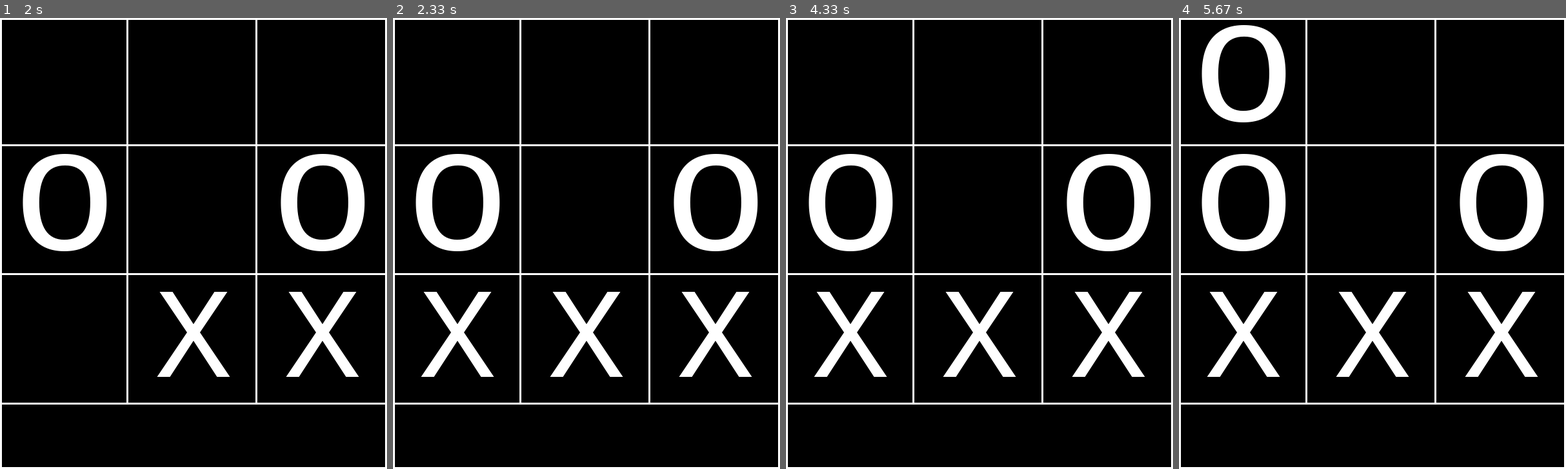
Above: before the commit, frames 1-4 (left to right).
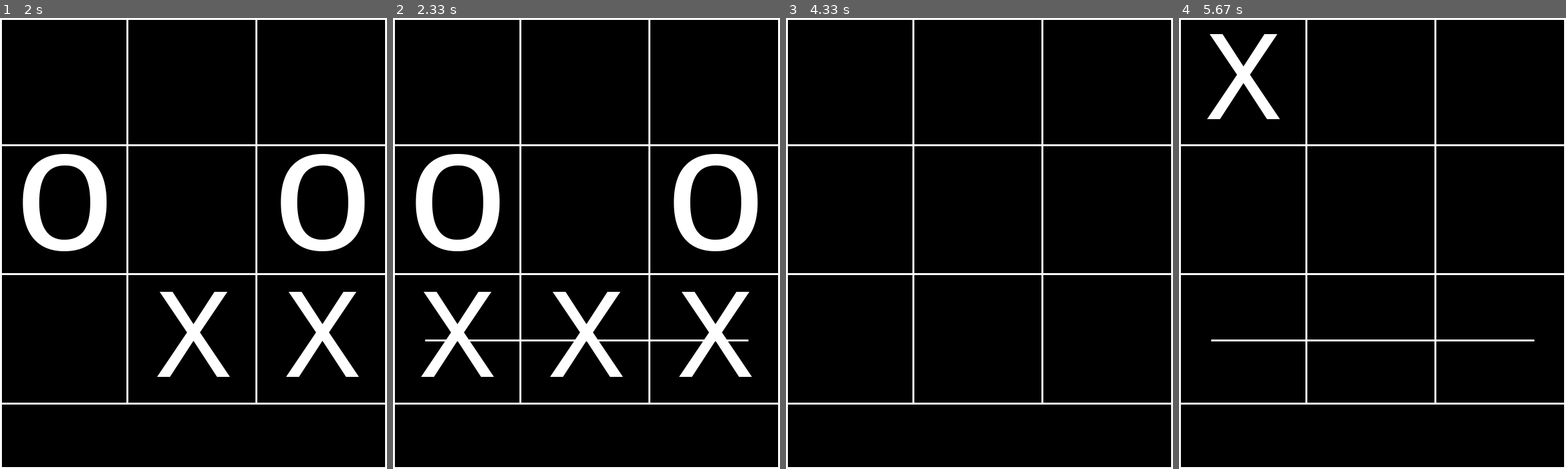
Above: after the commit, the same moments.

Repository: AST9712/A.L.L-Project
Game: pygame game, started from TIC-TAC-TOE/main.py
Same seed, same stepped clock (60 frames per second), same inputs: the game is played once before the commit and once after it.
Inputs (mouse positions are in pixels of both pictures, inside the frame that each line leads up to):
- Up to frame 1 (2 s): press the mouse at (193, 275) at 0.37 s; move the mouse to (147, 261) at 0.47 s; release the mouse at (100, 248) at 0.6 s; press the mouse at (193, 275) at 0.7 s; move the mouse to (263, 338) at 0.8 s; release the mouse at (332, 401) at 0.93 s; press the mouse at (193, 275) at 1.03 s; move the mouse to (123, 252) at 1.13 s; release the mouse at (54, 229) at 1.27 s; click (197, 293) at 1.38 s; press the mouse at (197, 293) at 1.7 s; move the mouse to (247, 248) at 1.8 s; release the mouse at (294, 202) at 1.93 s
- Up to frame 2 (2.33 s): press the mouse at (590, 293) at 2.03 s; move the mouse to (524, 288) at 2.13 s; release the mouse at (462, 288) at 2.27 s
- Up to frame 3 (4.33 s): no input
- Up to frame 4 (5.67 s): click (1298, 135) at 5.38 s

Frame 1 is identical in both runs. In frame 2, 0.3% of the frame differs, in the area x 8-92%, y 71-72%; in frame 3, 7.9%; in frame 4, 11%, in the area x 5-95%, y 1-80%.

Commit message:
Working game, need to fix the new game bug

Diff:
--- a/TIC-TAC-TOE/checkValid.py
+++ b/TIC-TAC-TOE/checkValid.py
@@ -3,109 +3,109 @@
     x, y = coords
 
     if x < 200 and y < 200:
-        if main.board.boardMatrix[0][0] == 0:
+        if main.boardMatrix[0][0] == 0:
             if main.PLYR_X == True:
                 main.drawX(40, -10)
-                main.board.boardMatrix[0][0] = 1
+                main.boardMatrix[0][0] = 1
             else:
                 main.drawO(18, -70)
-                main.board.boardMatrix[0][0] = 2
+                main.boardMatrix[0][0] = 2
             if checkWin.checkWin() == True:
                 main.onWin()
             main.PLYR_X = not main.PLYR_X
 
     elif x < 400 and y < 200:
-        if main.board.boardMatrix[1][0] == 0:
+        if main.boardMatrix[1][0] == 0:
             if main.PLYR_X == True:
                 main.drawX(240, -10)
-                main.board.boardMatrix[1][0] = 1
+                main.boardMatrix[1][0] = 1
             else:
                 main.drawO(218, -70)
-                main.board.boardMatrix[1][0] = 2
+                main.boardMatrix[1][0] = 2
             if checkWin.checkWin() == True:
                 main.onWin()
             main.PLYR_X = not main.PLYR_X
 
     elif x < 600 and y < 200:
-        if main.board.boardMatrix[2][0] == 0:
+        if main.boardMatrix[2][0] == 0:
             if main.PLYR_X == True:
                 main.drawX(440, -10)
-                main.board.boardMatrix[2][0] = 1
+                main.boardMatrix[2][0] = 1
             else:
                 main.drawO(418, -70)
-                main.board.boardMatrix[2][0] = 2
+                main.boardMatrix[2][0] = 2
             if checkWin.checkWin() == True:
                 main.onWin()
             main.PLYR_X = not main.PLYR_X
 
     elif x < 200 and y < 400:
-        if main.board.boardMatrix[0][1] == 0:
+        if main.boardMatrix[0][1] == 0:
             if main.PLYR_X == True:
                 main.drawX(40, 190)
-                main.board.boardMatrix[0][1] = 1
+                main.boardMatrix[0][1] = 1
             else:
                 main.drawO(18, 130)
-                main.board.boardMatrix[0][1] = 2
+                main.boardMatrix[0][1] = 2
             if checkWin.checkWin() == True:
                 main.onWin()
             main.PLYR_X = not main.PLYR_X
 
     elif x < 400 and y < 400:
-        if main.board.boardMatrix[1][1] == 0:
+        if main.boardMatrix[1][1] == 0:
             if main.PLYR_X == True:
                 main.drawX(240, 190)
-                main.board.boardMatrix[1][1] = 1
+                main.boardMatrix[1][1] = 1
             else:
                 main.drawO(218, 130)
-                main.board.boardMatrix[1][1] = 2
+                main.boardMatrix[1][1] = 2
             if checkWin.checkWin() == True:
                 main.onWin()
             main.PLYR_X = not main.PLYR_X
 
     elif x < 600 and y < 400:
-        if main.board.boardMatrix[2][1] == 0:
+        if main.boardMatrix[2][1] == 0:
             if main.PLYR_X == True:
                 main.drawX(440, 190)
-                main.board.boardMatrix[2][1] = 1
+                main.boardMatrix[2][1] = 1
             else:
                 main.drawO(418, 130)
-                main.board.boardMatrix[2][1] = 2
+                main.boardMatrix[2][1] = 2
             if checkWin.checkWin() == True:
                 main.onWin()
             main.PLYR_X = not main.PLYR_X
 
     elif x < 200 and y < 600:
-        if main.board.boardMatrix[0][2] == 0:
+        if main.boardMatrix[0][2] == 0:
             if main.PLYR_X == True:
                 main.drawX(40, 390)
-                main.board.boardMatrix[0][2] = 1
+                main.boardMatrix[0][2] = 1
             else:
                 main.drawO(18, 330)
-                main.board.boardMatrix[0][2] = 2
+                main.boardMatrix[0][2] = 2
             if checkWin.checkWin() == True:
                 main.onWin()
             main.PLYR_X = not main.PLYR_X
 
     elif x < 400 and y < 600:
-        if main.board.boardMatrix[1][2] == 0:
+        if main.boardMatrix[1][2] == 0:
             if main.PLYR_X == True:
                 main.drawX(240, 390)
-                main.board.boardMatrix[1][2] = 1
+                main.boardMatrix[1][2] = 1
             else:
                 main.drawO(218, 330)
-                main.board.boardMatrix[1][2] = 2
+                main.boardMatrix[1][2] = 2
             if checkWin.checkWin() == True:
                 main.onWin()
             main.PLYR_X = not main.PLYR_X
 
     elif x < 600 and y < 600:
-        if main.board.boardMatrix[2][2] == 0:
+        if main.boardMatrix[2][2] == 0:
             if main.PLYR_X == True:
                 main.drawX(440, 390)
-                main.board.boardMatrix[2][2] = 1
+                main.boardMatrix[2][2] = 1
             else:
                 main.drawO(418, 330)
-                main.board.boardMatrix[2][2] = 2
+                main.boardMatrix[2][2] = 2
             if checkWin.checkWin() == True:
                 main.onWin()
             main.PLYR_X = not main.PLYR_X
--- a/TIC-TAC-TOE/checkWin.py
+++ b/TIC-TAC-TOE/checkWin.py
@@ -1,21 +1,26 @@
 def checkWin():
     import main
-    diag1 = (main.board.boardMatrix[0][0], main.board.boardMatrix[1][1], main.board.boardMatrix[2][2])
-    diag2 = (main.board.boardMatrix[2][0], main.board.boardMatrix[1][1], main.board.boardMatrix[0][2])
+    diag1 = (main.boardMatrix[0][0], main.boardMatrix[1][1], main.boardMatrix[2][2])
+    diag2 = (main.boardMatrix[2][0], main.boardMatrix[1][1], main.boardMatrix[0][2])
+
+    if all(x == 1 for x in (diag1)) or all(x == 2 for x in (diag1)):
+        main.WIN_TYPE = 0
+        return True
+
+    if all(x == 1 for x in (diag2)) or all(x == 2 for x in (diag2)):
+        main.WIN_TYPE = 1
+        return True
 
     for z in range(0, 3):
-        across = (main.board.boardMatrix[0][z], main.board.boardMatrix[1][z], main.board.boardMatrix[2][z])
+        across = (main.boardMatrix[0][z], main.boardMatrix[1][z], main.boardMatrix[2][z])
         if all(x == 1 for x in (across)) or all(x == 2 for x in (across)):
-            main.WINNING_HORIZ = z
+            main.WIN_TYPE = 2
+            main.WINNING = z
             return True
 
     for z in range(0, 3):
-        down = (main.board.boardMatrix[z][0], main.board.boardMatrix[z][1], main.board.boardMatrix[z][2])
+        down = (main.boardMatrix[z][0], main.boardMatrix[z][1], main.boardMatrix[z][2])
         if all(x == 1 for x in (down)) or all(x == 2 for x in (down)):
+            main.WIN_TYPE = 3
+            main.WINNING = z
             return True
-
-    if all(x == 1 for x in (diag1)) or all(x == 2 for x in (diag1)):
-        return True
-
-    if all(x == 1 for x in (diag2)) or all(x == 2 for x in (diag2)):
-        return True
--- a/TIC-TAC-TOE/main.py
+++ b/TIC-TAC-TOE/main.py
@@ -1,4 +1,4 @@
-import pygame, sys, checkValid, checkWin
+import pygame, sys, checkValid, checkWin, time
 from pygame.locals import *
 
 pygame.init()
@@ -19,18 +19,25 @@
 CHAR_FONT_O = pygame.font.SysFont("monospace", 275)
 TEXT_FONT = pygame.font.SysFont("monospace", 12)
 
-WINNING_HORIZ = 0
+WINNING = 0
+WIN_TYPE = 0
 
-class board: # make this its own file later
+boardMatrix = [[0 for x in range(3)] for y in range(3)]
 
+
+def newBoard():
     boardMatrix = [[0 for x in range(3)] for y in range(3)]
+    for i in range(0, 3):
+        print(boardMatrix[i][0])
 
 """
 
 """
 def makeWindow():
     pygame.display.set_caption('TIC-TAC-TOE')
+    newBoard()
     drawBoard()
+    gameStart()
 
 """
 This function draws the main screen, fills the background black:
@@ -51,8 +58,6 @@
     pygame.draw.line(WINDOW, WHITE, (197, 0), (197, 599), 3)  # V1
     pygame.draw.line(WINDOW, WHITE, (397, 0), (397, 599), 3)  # V2
 
-    gameStart()
-
 """
 
 """
@@ -70,24 +75,56 @@
 """
 
 """
-def drawWinLine(line):
-    if line == 0:
-        if PLYR_X == True:
-            pygame.draw.line(WINDOW, WHITE, (50, 100), (550, 100), 3)
-        elif PLYR_X == False:
-            pygame.draw.line(WINDOW, WHITE, (25, 100), (575, 100), 3)
+def drawWinLine():
+    x = 0
+    if WINNING == 1:
+        x = 200
+    elif WINNING == 2:
+        x = 400
 
+    if PLYR_X == True:
+        if WIN_TYPE == 0:
+            pygame.draw.line(WINDOW, WHITE, (25, 25), (575, 575), 3)
+        elif WIN_TYPE == 1:
+            pygame.draw.line(WINDOW, WHITE, (575, 25), (25, 575), 3)
+        elif WIN_TYPE == 2:
+            pygame.draw.line(WINDOW, WHITE, (50, 100+x), (550, 100+x), 3)
+        else:
+            pygame.draw.line(WINDOW, WHITE, (100+x, 50), (100+x, 550), 3)
+
+    elif PLYR_X == False:
+        if WIN_TYPE == 0:
+            pygame.draw.line(WINDOW, WHITE, (25, 25), (575, 575), 3)
+        elif WIN_TYPE == 2:
+            pygame.draw.line(WINDOW, WHITE, (25, 100+x), (575, 100+x), 3)
+        else:
+            pygame.draw.line(WINDOW, WHITE, (100+x, 25), (100+x, 575), 3)
+
+    pygame.display.update()
 
 """
 
 """
 def onWin():
-    drawWinLine(WINNING_HORIZ)
-    if PLYR_X == True:
-        print("X win")
+    drawWinLine()
+    pauseGame(2)
+    print("hello")
+    gameReset()
 
-    else:
-        print("O win")
+"""
+
+"""
+def pauseGame(x):
+    pygame.time.delay(x*1000)
+
+
+def gameReset():
+    print("yo")
+    drawBoard()
+    newBoard()
+    WINNING = 0
+    WIN_TYPE = 0
+    gameStart()
 
 """
 
@@ -102,6 +139,7 @@
 
             if event.type == pygame.MOUSEBUTTONUP:
                 if event.button == 1:
+                    print(str(pygame.mouse.get_pos()))
                     checkValid.checkValidClick(pygame.mouse.get_pos())
 
         pygame.display.update()
--- /dev/null
+++ b/TestGUIs/test.py
@@ -0,0 +1,23 @@
+import datetime, time
+
+
+print("start")
+time.sleep(3)
+print("end")
+
+start = datetime.datetime.now()
+while True:
+
+    # doing stuff
+
+    now = datetime.datetime.now()
+    diff = now- start
+
+    if diff.total_seconds() >= 3:
+        break
+
+start = datetime.datetime.now()
+
+while datetime.timedelta( start - datetime.datetime.now() ).total_seconds() < 3:
+    # do stuff
+    pass
